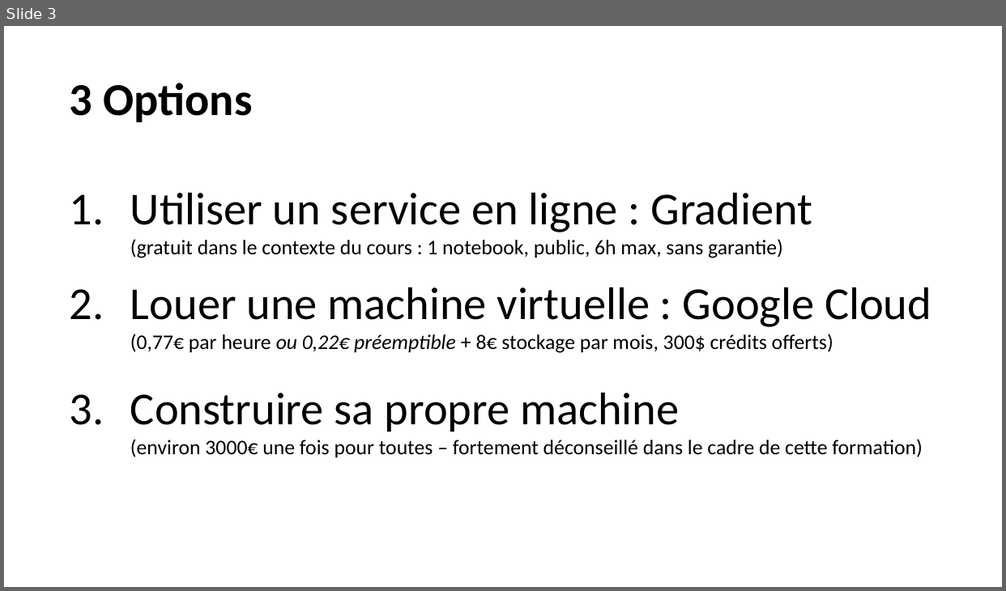
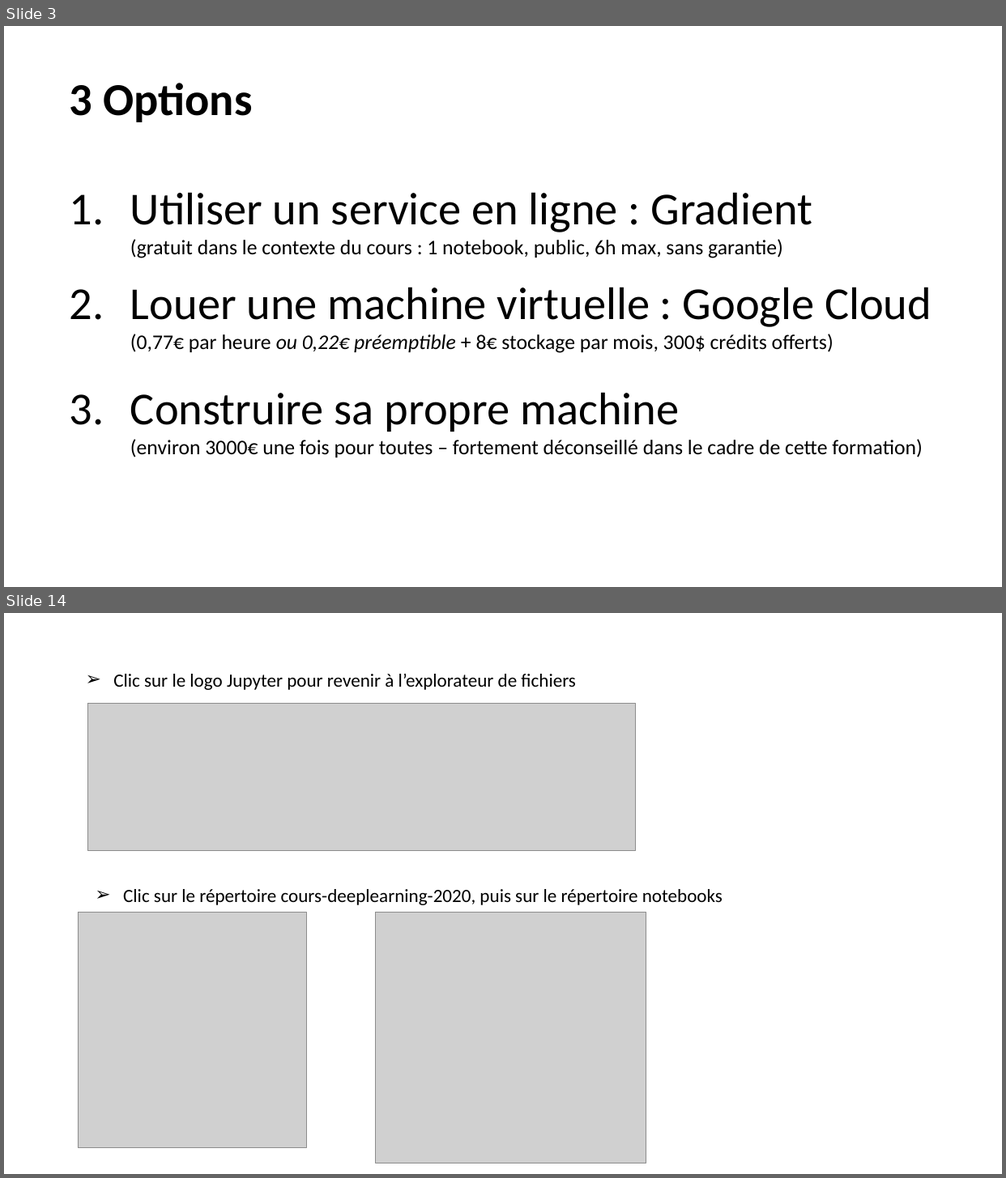
Before and after one commit to laurentprudhon/cours-deeplearning-2020, a slide deck: slides/00_environnement.pptx. Shown one above the other, each under a label of ours: slide 3 before the commit, slides 3 and 14 after it; the slides between them are not shown. The pictures are 1006x591 and 1006x1178 pixels, drawn with LibreOffice and Linux fonts; fonts in the diff are those of the drawing; grey boxes stand for pictures. Boxes give left, top, right and bottom in pixels: in the first picture for what was removed or moved away, otherwise in the second. Text is boxed around its words. In the diff, an @@ line names an element or a change of style, - is before the commit and + after.

```diff
--- a/slides/00_environnement.pptx
+++ b/slides/00_environnement.pptx
@@ slide 14 added at [4,613,1002,1174], background #FFFFFF @@
@@ text added at [113,674,576,690], 18 pt, text #000000 @@
+➢ Clic sur le logo Jupyter pour revenir à l’explorateur de fichiers
@@ picture added at [88,704,636,851] @@
@@ text added at [123,889,722,905], 18 pt, text #000000 @@
+➢ Clic sur le répertoire cours-deeplearning-2020, puis sur le répertoire notebooks
@@ picture added at [78,913,306,1148] @@
@@ picture added at [375,913,646,1163] @@
```
Also in this commit, not shown: 9 slides changed, 5 other slides added, 7 slides removed.
